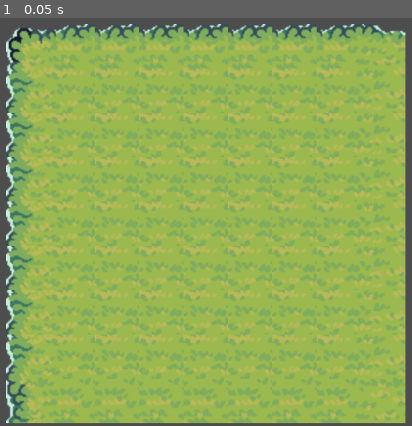
Above: before the commit, frame 1.
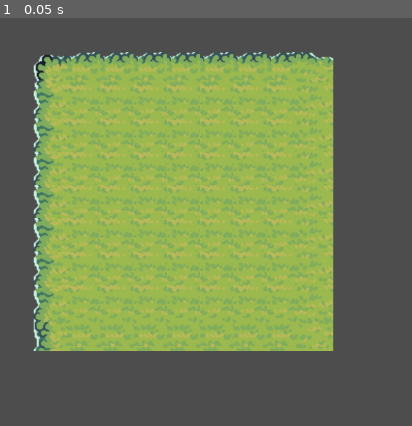
Above: after the commit, the same moment.

Repository: Elowen-go/Cozy-Yard
Game: Godot game, scene res://scenes/main.tscn
The game is run twice, just before and just after one commit, with the same random seed, the same clock (stepped at 60 frames per second) and the same inputs.
Inputs:
- Up to frame 1 (0.05 s): no input

The runs differ from the first frame. In frame 1, 56% of the frame differs, in the area x 1-99%, y 1-100%.

Commit message:
fix: center camera on 9x9 tilemap

Diff:
--- a/scenes/main.tscn
+++ b/scenes/main.tscn
@@ -12,4 +12,5 @@
 layer_1/name = "Layer0"
 
 [node name="Camera" type="Camera2D" parent="Ground"]
-zoom = Vector2(2, 2)
+position = Vector2(16, 16)
+zoom = Vector2(1.5, 1.5)
--- a/scripts/build_scene.gd
+++ b/scripts/build_scene.gd
@@ -47,7 +47,8 @@
 
 	var camera := Camera2D.new()
 	camera.name = "Camera"
-	camera.zoom = Vector2(2.0, 2.0)
+	camera.position = Vector2(16, 16)
+	camera.zoom = Vector2(1.5, 1.5)
 
 	root.add_child(tilemap, true)
 	tilemap.add_child(camera, true)
